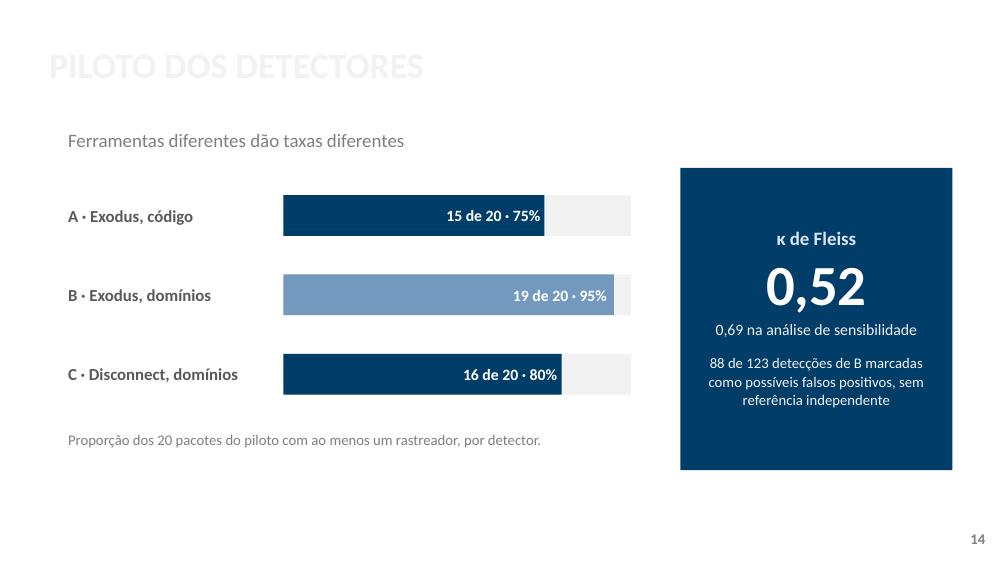
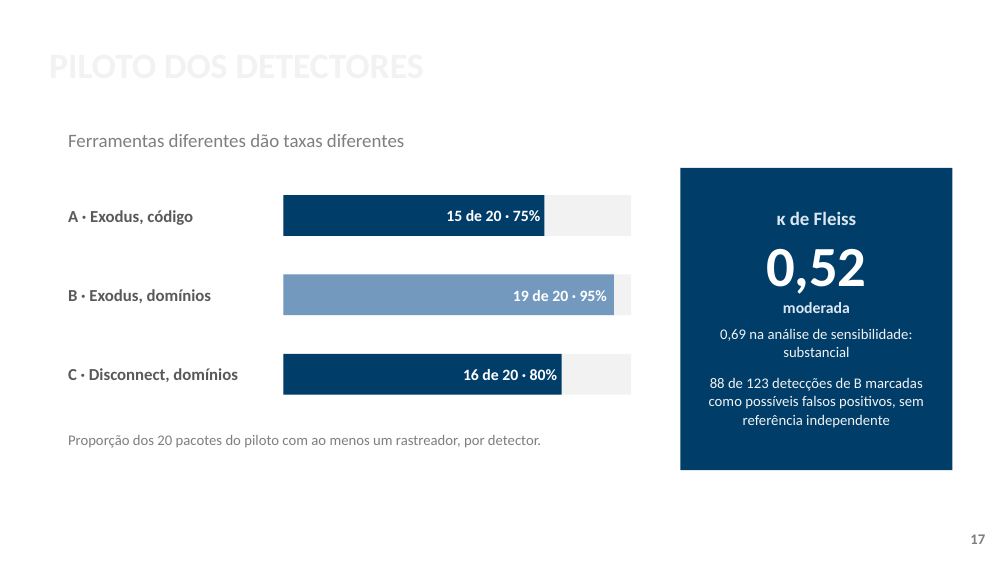
Before and after one commit to ClaudioAMF1/TCC, a slide deck: slide 17 of tcc/apresentacao/apresentacao-defesa-final.pptx (slide 14 before the commit). Drawn at 1008x567 pixels with LibreOffice and Linux fonts; fonts in the diff are those of the drawing; background and template pictures are left out. Boxes give left, top, right and bottom in pixels: in the first picture for what was removed or moved away, otherwise in the second. Text is boxed around its words. In the diff, an @@ line names an element or a change of style, - is before the commit and + after.

```diff
--- a/tcc/apresentacao/apresentacao-defesa-final.pptx
+++ b/tcc/apresentacao/apresentacao-defesa-final.pptx
@@ text at <box>766,249,867,294</box>: less space between paragraphs @@
@@ text at <box>720,302,913,357</box>: text changed; size 15 to 14 pt @@
-0,69 na análise de sensibilidade
+moderada
+0,69 na análise de sensibilidade: substancial
@@ page number at <box>970,534,985,544</box>: text changed @@
-14
+17
```
Also in this commit, not shown: 12 other slides changed, 6 other files.
